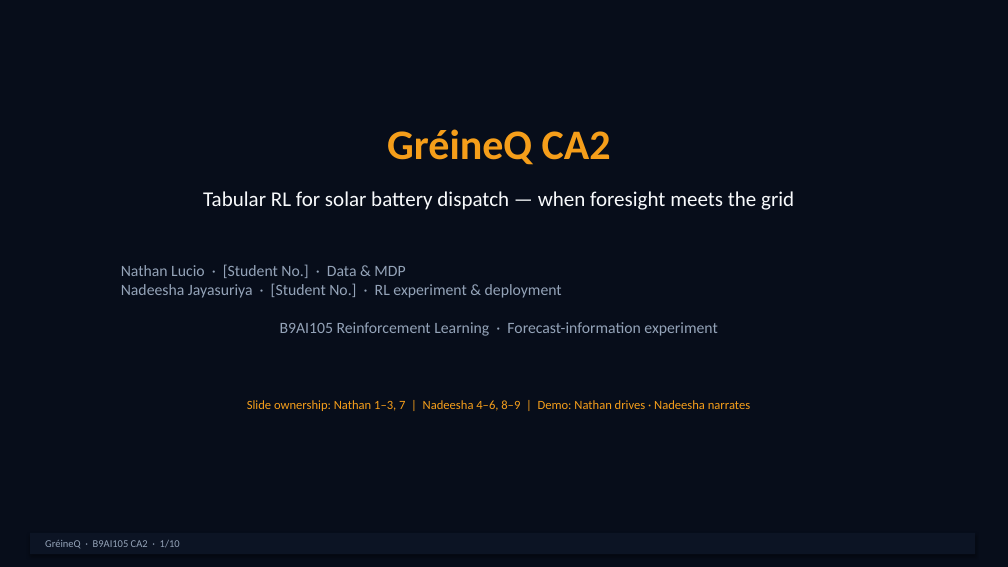
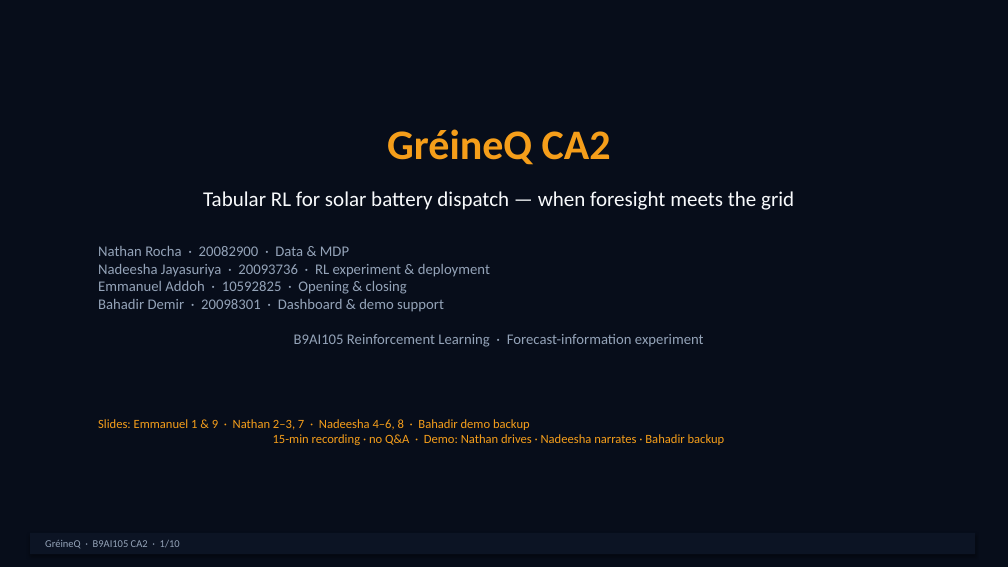
Before and after one commit to NathanLCR/rl-battery-dispatch, a slide deck: slide 1 of deliverables/presentation/GreineQ_CA2_Presentation.pptx. Drawn at 1008x567 pixels with LibreOffice and Linux fonts; fonts in the diff are those of the drawing. Boxes give left, top, right and bottom in pixels: in the first picture for what was removed or moved away, otherwise in the second. Text is boxed around its words. In the diff, an @@ line names an element or a change of style, - is before the commit and + after.

```diff
--- a/deliverables/presentation/GreineQ_CA2_Presentation.pptx
+++ b/deliverables/presentation/GreineQ_CA2_Presentation.pptx
@@ text at <box>98,246,704,347</box>: text changed; size 15 to 14 pt @@
-Nathan Lucio · [Student No.] · Data & MDP
-Nadeesha Jayasuriya · [Student No.] · RL experiment & deployment
-B9AI105 Reinforcement Learning · Forecast-information experiment
+Nathan Rocha · 20082900 · Data & MDP
+Nadeesha Jayasuriya · 20093736 · RL experiment & deployment
+Emmanuel Addoh · 10592825 · Opening & closing
+Bahadir Demir · 20098301 · Dashboard & demo support
+B9AI105 Reinforcement Learning · Forecast-information experiment
@@ text at <box>98,419,725,445</box>: text changed @@
-Slide ownership: Nathan 1–3, 7 | Nadeesha 4–6, 8–9 | Demo: Nathan drives · Nadeesha narrates
+Slides: Emmanuel 1 & 9 · Nathan 2–3, 7 · Nadeesha 4–6, 8 · Bahadir demo backup
+15-min recording · no Q&A · Demo: Nathan drives · Nadeesha narrates · Bahadir backup
```
Also in this commit, not shown: 1 other slide changed, 20 other files.
